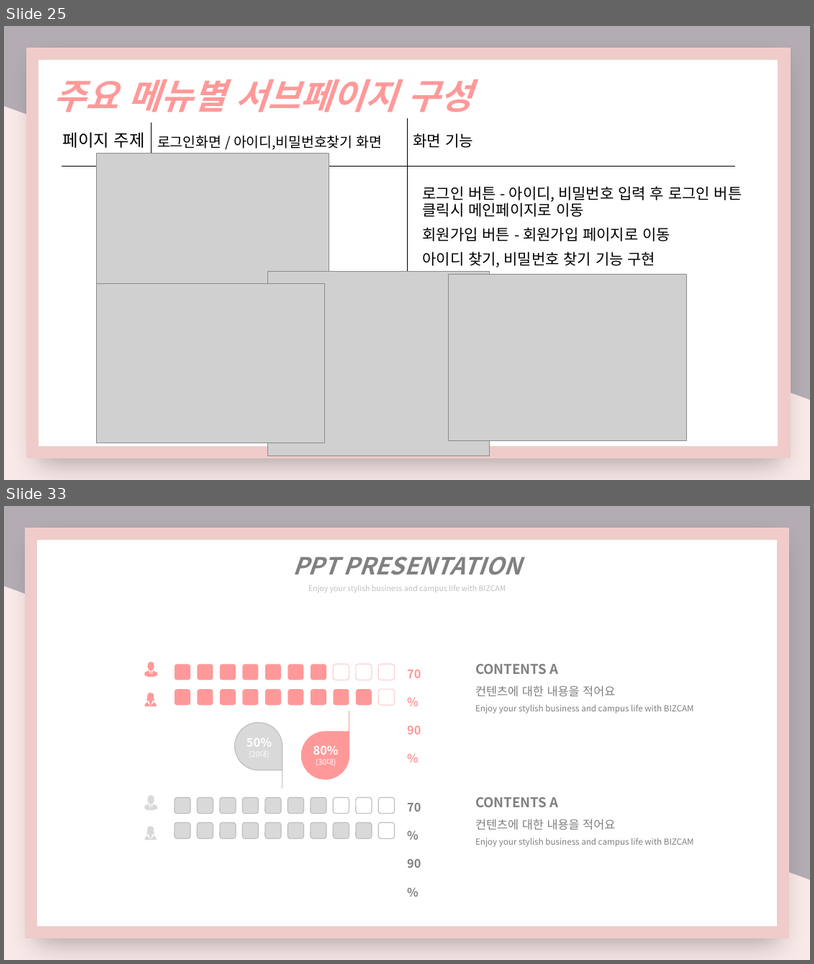
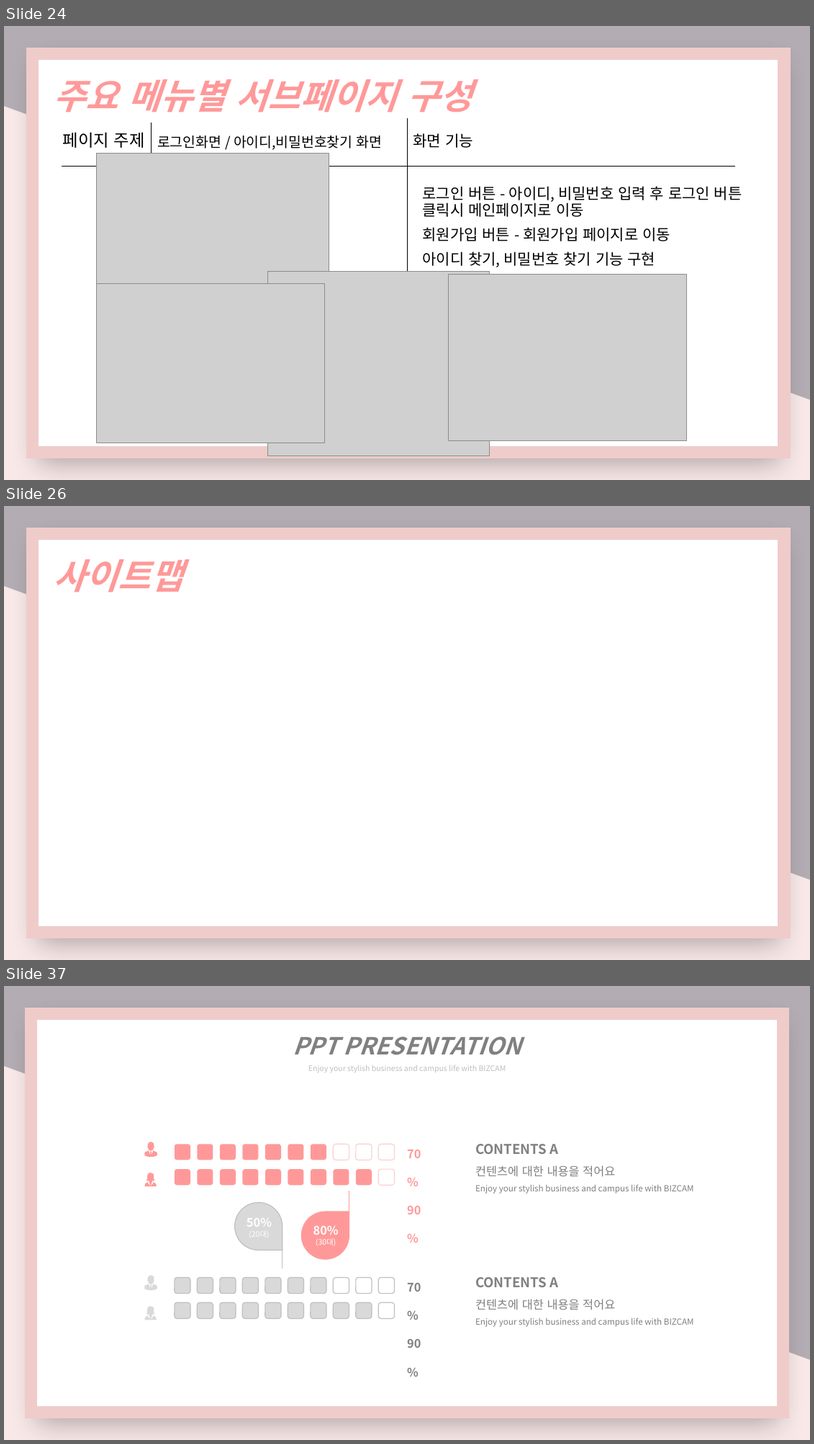
Before and after one commit to nimi2838/thecare, a slide deck: 졸작 기획서.pptx. Shown one above the other, each under a label of ours: slides 25 and 33 before the commit, slides 24, 26 and 37 after it; the slides between them are not shown. The pictures are 814x964 and 814x1444 pixels, drawn with LibreOffice and Linux fonts; fonts in the diff are those of the drawing; grey boxes stand for pictures. Boxes give left, top, right and bottom in pixels: in the first picture for what was removed or moved away, otherwise in the second. Text is boxed around its words. In the diff, an @@ line names an element or a change of style, - is before the commit and + after.

```diff
--- a/졸작 기획서.pptx
+++ b/졸작 기획서.pptx
@@ slide 26 added at box(4, 506, 810, 960), background gradient #B3ACB3 to #F8E9E8 @@
@@ rectangle added at box(32, 534, 785, 932), fill #FFFFFF, outline #D9D9D9 14.75 pt @@
@@ text added at box(53, 559, 183, 592), 42 pt, text #FF9999, bold, italic @@
+사이트맵
@@ what was slide 25 is now slide 24 @@
@@ what was slide 33 is now slide 37 @@
```
Also in this commit, not shown: 6 slides changed, 5 other slides added, 2 slides removed.
